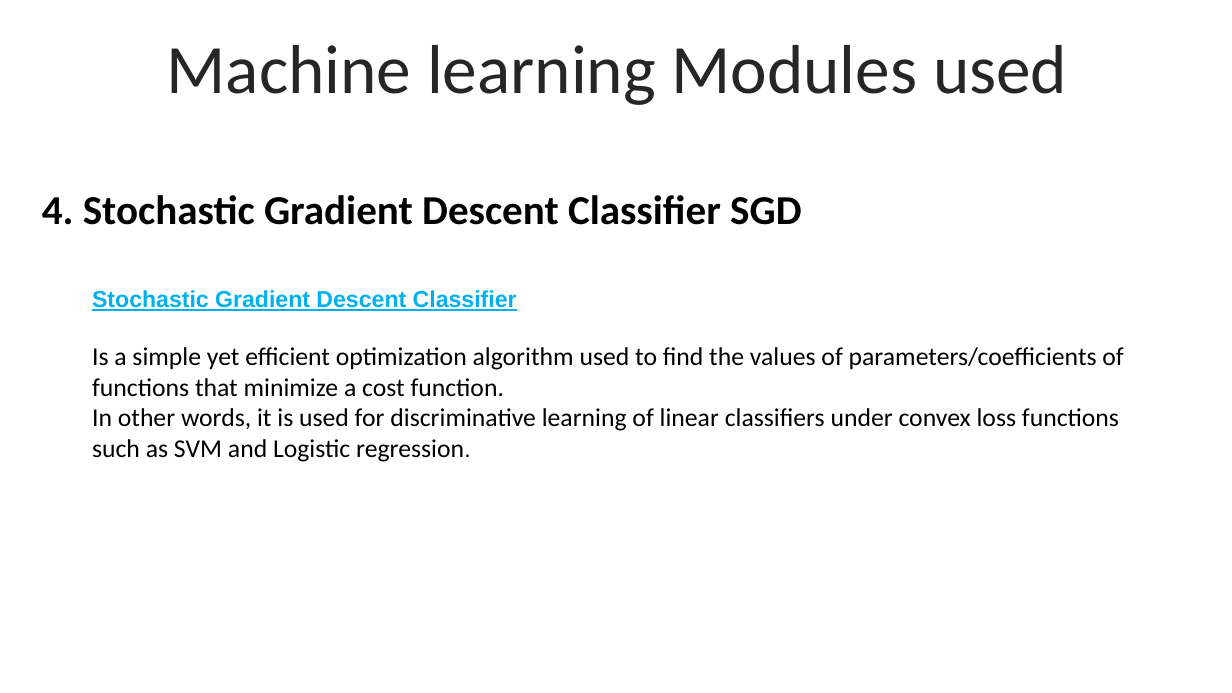
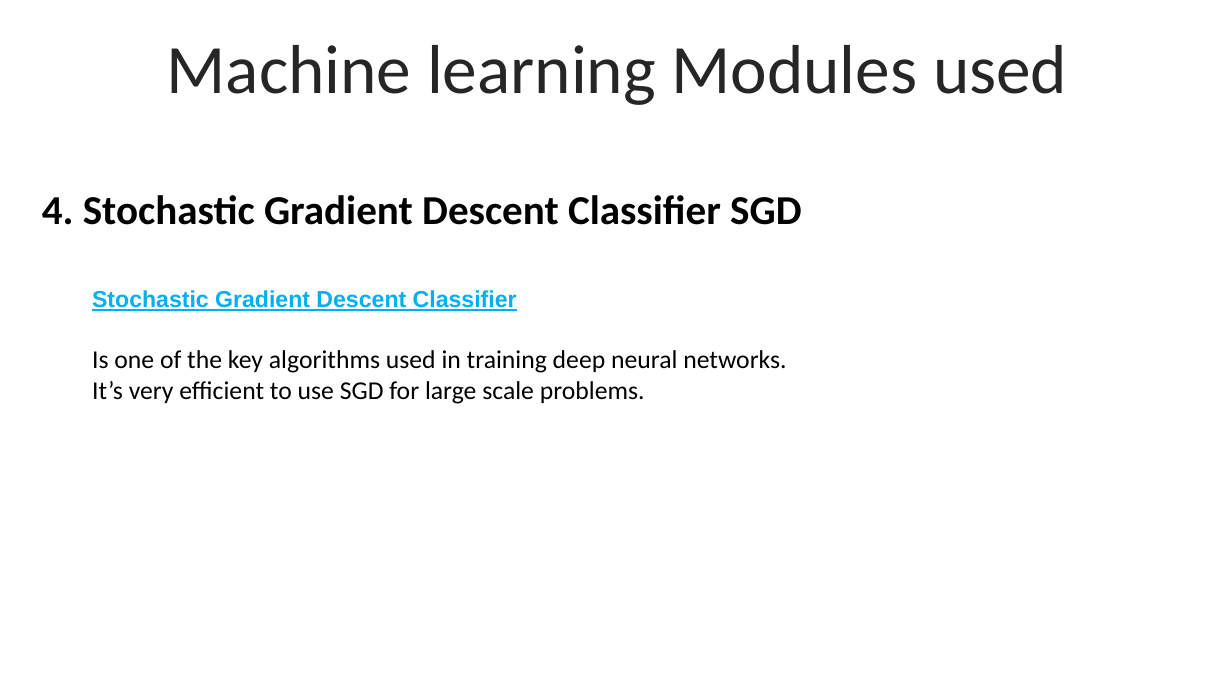
Before and after one commit to ReefAmarin/Capstone-Project-HTU-Reef.Amarin, a slide deck: slide 13 of Detecting Phishing URLs Using Machine Learning.pptx. Drawn at 1232x693 pixels with LibreOffice and Linux fonts; fonts in the diff are those of the drawing. Boxes give left, top, right and bottom in pixels: in the first picture for what was removed or moved away, otherwise in the second. Text is boxed around its words. In the diff, an @@ line names an element or a change of style, - is before the commit and + after.

```diff
--- a/Detecting Phishing URLs Using Machine Learning.pptx
+++ b/Detecting Phishing URLs Using Machine Learning.pptx
@@ text at box(92, 350, 786, 404): text changed @@
-Is a simple yet efficient optimization algorithm used to find the values of parameters/coefficients of functions that minimize a cost function.
-In other words, it is used for discriminative learning of linear classifiers under convex loss functions such as SVM and Logistic regression.
+Is one of the key algorithms used in training deep neural networks.
+It’s very efficient to use SGD for large scale problems.
```
